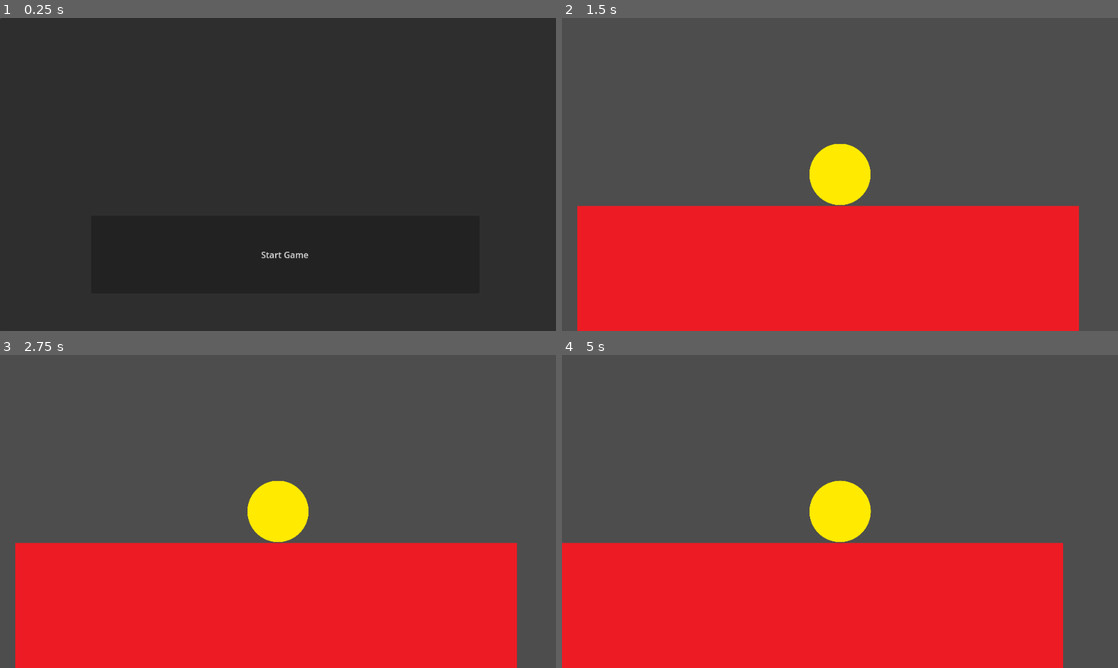
Above: before the commit, frames 1-4 (two rows, left to right).
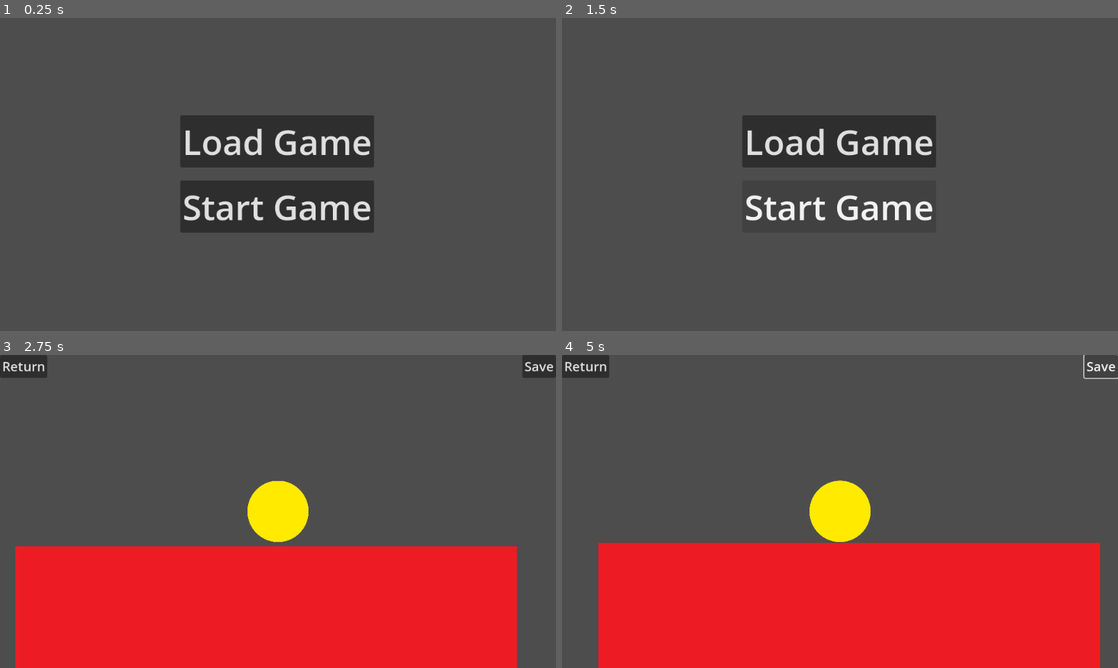
Above: after the commit, the same moments.

Repository: joaopedromago/2dGodotTest
Game: Godot game, scene res://scenes/menu.tscn
Same seed, same stepped clock (60 frames per second), same inputs: the game is played once before the commit and once after it.
Inputs (mouse positions are in pixels of both pictures, inside the frame that each line leads up to):
- Up to frame 1 (0.25 s): no input
- Up to frame 2 (1.5 s): click "Start Game" (after the commit: "Load Game") at 0.5 s; click (584, 30) at 1.25 s, where only the run after the commit has a clickable "Return"
- Up to frame 3 (2.75 s): click (278, 542) at 2 s, where only the run after the commit has a clickable "Start Game"
- Up to frame 4 (5 s): click (1101, 367) at 2.75 s, where only the run after the commit has a clickable "Save"; hold Right (ui_right) 3.53-4.28 s; hold Left (ui_left) from 4.28 s (still down)

The runs differ from the first frame. In frame 1, 90% of the frame differs, in the area x 0-100%, y 0-100%; in frame 2, 43%; in frame 3, 2.0%; in frame 4, 6.0%.

Commit message:
feat: implementing savegame feature

Diff:
--- a/project.godot
+++ b/project.godot
@@ -15,6 +15,10 @@
 config/features=PackedStringArray("4.2", "Forward Plus")
 config/icon="res://assets/icon/icon.svg"
 
+[autoload]
+
+Globals="*res://scripts/entities/globals.gd"
+
 [display]
 
 window/size/viewport_width=1024
--- a/scenes/game.tscn
+++ b/scenes/game.tscn
@@ -1,8 +1,11 @@
-[gd_scene load_steps=6 format=3 uid="uid://1ik3cqnhnulg"]
+[gd_scene load_steps=9 format=3 uid="uid://1ik3cqnhnulg"]
 
+[ext_resource type="Script" path="res://scripts/game_scene.gd" id="1_ikg3t"]
 [ext_resource type="Script" path="res://scripts/player.gd" id="1_t8fdg"]
 [ext_resource type="Texture2D" uid="uid://btjc3w6bwpp6v" path="res://assets/img/yellowCircle.png" id="2_o32x7"]
 [ext_resource type="Texture2D" uid="uid://b0osbs48fptjo" path="res://assets/img/redFloor.png" id="3_q5vah"]
+[ext_resource type="Script" path="res://scripts/savegame.gd" id="4_6b3y6"]
+[ext_resource type="Script" path="res://scripts/return.gd" id="5_6tfrd"]
 
 [sub_resource type="CircleShape2D" id="CircleShape2D_qxa8b"]
 radius = 56.829
@@ -10,69 +13,93 @@
 [sub_resource type="RectangleShape2D" id="RectangleShape2D_id3h8"]
 size = Vector2(923, 252.5)
 
-[node name="Jogo" type="Node2D"]
+[node name="Jogo" type="Node2D" groups=["Persist"]]
 position = Vector2(534, -428)
+script = ExtResource("1_ikg3t")
 
 [node name="runningGame" type="Node2D" parent="."]
 
-[node name="Bolinha amarela" type="Node2D" parent="runningGame"]
+[node name="Player" type="Node2D" parent="runningGame"]
 position = Vector2(84, -123)
 
-[node name="RigidBody2D" type="RigidBody2D" parent="runningGame/Bolinha amarela"]
+[node name="PlayerObject" type="RigidBody2D" parent="runningGame/Player" groups=["player"]]
+unique_name_in_owner = true
 position = Vector2(-73, -27)
 scale = Vector2(0.8125, 0.8125)
 script = ExtResource("1_t8fdg")
 
-[node name="CollisionShape2D" type="CollisionShape2D" parent="runningGame/Bolinha amarela/RigidBody2D"]
+[node name="CollisionShape2D" type="CollisionShape2D" parent="runningGame/Player/PlayerObject"]
 shape = SubResource("CircleShape2D_qxa8b")
 
-[node name="Sprite2D" type="Sprite2D" parent="runningGame/Bolinha amarela/RigidBody2D"]
+[node name="Sprite2D" type="Sprite2D" parent="runningGame/Player/PlayerObject"]
 scale = Vector2(0.220684, 0.220684)
 texture = ExtResource("2_o32x7")
 
-[node name="Camera2D" type="Camera2D" parent="runningGame/Bolinha amarela/RigidBody2D"]
+[node name="Camera2D" type="Camera2D" parent="runningGame/Player/PlayerObject"]
 scale = Vector2(1.23077, 1.23077)
 
-[node name="Chãos" type="Node" parent="runningGame"]
+[node name="Floor" type="Node" parent="runningGame"]
 
-[node name="Chão vermelho" type="Node2D" parent="runningGame/Chãos"]
+[node name="Floor 1" type="Node2D" parent="runningGame/Floor"]
 position = Vector2(522, -338)
 
-[node name="ground" type="StaticBody2D" parent="runningGame/Chãos/Chão vermelho"]
+[node name="ground" type="StaticBody2D" parent="runningGame/Floor/Floor 1"]
 
-[node name="CollisionShape2D" type="CollisionShape2D" parent="runningGame/Chãos/Chão vermelho/ground"]
+[node name="CollisionShape2D" type="CollisionShape2D" parent="runningGame/Floor/Floor 1/ground"]
 position = Vector2(0, 157)
 shape = SubResource("RectangleShape2D_id3h8")
 
-[node name="Sprite2D" type="Sprite2D" parent="runningGame/Chãos/Chão vermelho/ground"]
+[node name="Sprite2D" type="Sprite2D" parent="runningGame/Floor/Floor 1/ground"]
 position = Vector2(1.25, 157.75)
 scale = Vector2(3.13051, 1.08369)
 texture = ExtResource("3_q5vah")
 
-[node name="Chão vermelho2" type="Node2D" parent="runningGame/Chãos"]
+[node name="Floor 2" type="Node2D" parent="runningGame/Floor"]
 position = Vector2(-167, 195)
 
-[node name="ground" type="StaticBody2D" parent="runningGame/Chãos/Chão vermelho2"]
+[node name="ground" type="StaticBody2D" parent="runningGame/Floor/Floor 2"]
 
-[node name="CollisionShape2D" type="CollisionShape2D" parent="runningGame/Chãos/Chão vermelho2/ground"]
+[node name="CollisionShape2D" type="CollisionShape2D" parent="runningGame/Floor/Floor 2/ground"]
 position = Vector2(0, 157)
 shape = SubResource("RectangleShape2D_id3h8")
 
-[node name="Sprite2D" type="Sprite2D" parent="runningGame/Chãos/Chão vermelho2/ground"]
+[node name="Sprite2D" type="Sprite2D" parent="runningGame/Floor/Floor 2/ground"]
 position = Vector2(1.25, 157.75)
 scale = Vector2(3.13051, 1.08369)
 texture = ExtResource("3_q5vah")
 
-[node name="Chão vermelho3" type="Node2D" parent="runningGame/Chãos"]
+[node name="Floor 3" type="Node2D" parent="runningGame/Floor"]
 position = Vector2(1286, 198)
 
-[node name="ground" type="StaticBody2D" parent="runningGame/Chãos/Chão vermelho3"]
+[node name="ground" type="StaticBody2D" parent="runningGame/Floor/Floor 3"]
 
-[node name="CollisionShape2D" type="CollisionShape2D" parent="runningGame/Chãos/Chão vermelho3/ground"]
+[node name="CollisionShape2D" type="CollisionShape2D" parent="runningGame/Floor/Floor 3/ground"]
 position = Vector2(0, 157)
 shape = SubResource("RectangleShape2D_id3h8")
 
-[node name="Sprite2D" type="Sprite2D" parent="runningGame/Chãos/Chão vermelho3/ground"]
+[node name="Sprite2D" type="Sprite2D" parent="runningGame/Floor/Floor 3/ground"]
 position = Vector2(1.25, 157.75)
 scale = Vector2(3.13051, 1.08369)
 texture = ExtResource("3_q5vah")
+
+[node name="CanvasLayer" type="CanvasLayer" parent="."]
+
+[node name="return" type="Button" parent="CanvasLayer"]
+top_level = true
+offset_right = 62.0
+offset_bottom = 42.0
+theme_override_font_sizes/font_size = 24
+text = "Return"
+script = ExtResource("5_6tfrd")
+
+[node name="save" type="Button" parent="CanvasLayer"]
+top_level = true
+anchors_preset = 1
+anchor_left = 1.0
+anchor_right = 1.0
+offset_left = -62.0
+offset_bottom = 42.0
+grow_horizontal = 0
+theme_override_font_sizes/font_size = 24
+text = "Save"
+script = ExtResource("4_6b3y6")
--- a/scenes/menu.tscn
+++ b/scenes/menu.tscn
@@ -1,5 +1,6 @@
-[gd_scene load_steps=2 format=3 uid="uid://b6ppg1yq3tvv1"]
+[gd_scene load_steps=3 format=3 uid="uid://b6ppg1yq3tvv1"]
 
+[ext_resource type="Script" path="res://scripts/loadGame.gd" id="1_d62wu"]
 [ext_resource type="Script" path="res://scripts/start.gd" id="1_f3lye"]
 
 [node name="Control" type="Control"]
@@ -10,16 +11,37 @@
 grow_horizontal = 2
 grow_vertical = 2
 
-[node name="Panel" type="Panel" parent="."]
-layout_mode = 0
-offset_right = 1026.0
-offset_bottom = 578.0
+[node name="CenterContainer" type="CenterContainer" parent="."]
+layout_mode = 2
+offset_right = 1022.0
+offset_bottom = 575.0
 
-[node name="Button" type="Button" parent="Panel"]
+[node name="VBoxContainer" type="VBoxContainer" parent="CenterContainer"]
 layout_mode = 2
-offset_left = 168.0
-offset_top = 364.0
-offset_right = 883.0
-offset_bottom = 507.0
+
+[node name="MarginContainer2" type="MarginContainer" parent="CenterContainer/VBoxContainer"]
+layout_mode = 2
+theme_override_constants/margin_left = 10
+theme_override_constants/margin_top = 10
+theme_override_constants/margin_right = 10
+theme_override_constants/margin_bottom = 10
+
+[node name="LoadGame" type="Button" parent="CenterContainer/VBoxContainer/MarginContainer2"]
+layout_mode = 2
+theme_override_font_sizes/font_size = 64
+text = "Load Game
+"
+script = ExtResource("1_d62wu")
+
+[node name="MarginContainer" type="MarginContainer" parent="CenterContainer/VBoxContainer"]
+layout_mode = 2
+theme_override_constants/margin_left = 10
+theme_override_constants/margin_top = 10
+theme_override_constants/margin_right = 10
+theme_override_constants/margin_bottom = 10
+
+[node name="StartGame" type="Button" parent="CenterContainer/VBoxContainer/MarginContainer"]
+layout_mode = 2
+theme_override_font_sizes/font_size = 64
 text = "Start Game"
 script = ExtResource("1_f3lye")
--- /dev/null
+++ b/scripts/entities/globals.gd
@@ -0,0 +1,11 @@
+extends Node
+
+var is_load = false
+
+
+func get_is_load():
+	return is_load
+
+
+func set_is_load(value):
+	is_load = value
--- /dev/null
+++ b/scripts/game_scene.gd
@@ -0,0 +1,69 @@
+extends Node
+
+var playerPath = "runningGame/Player/PlayerObject"
+
+func _ready():
+	var is_load = Globals.get_is_load()
+
+	if is_load:
+		Globals.set_is_load(false)
+		load_game()
+
+
+func _process(delta):
+	pass
+
+
+func load_game():
+	if not FileAccess.file_exists("user://savegame.save"):
+		print("SAVE NOT FOUND")
+		return
+
+	var save_game = FileAccess.open("user://savegame.save", FileAccess.READ)
+
+	print("loading", save_game)
+
+	var json_string = save_game.get_line()
+	print("json_string", json_string)
+
+	var json = JSON.new()
+	var parse_result = json.parse(json_string)
+	print("parse_result", parse_result)
+
+	if not parse_result == OK:
+		print(
+			"JSON Parse Error: ",
+			json.get_error_message(),
+			" in ",
+			json_string,
+			" at line ",
+			json.get_error_line()
+		)
+
+	var node_data = json.get_data()
+	print("node_data", node_data)
+
+	var object = load(node_data["filename"])
+	print("object", object)
+
+	if !object:
+		print("OBJECT NOT FOUND")
+		return
+
+	var player = get_node(playerPath)
+	object.instantiate()
+	player.position = Vector2(node_data["pos_x"], node_data["pos_y"])
+
+
+func save():
+	var player = get_node(playerPath)
+	var position = player.position
+
+	var save_dict = {
+		"filename": self.get_scene_file_path(),
+		"parent": get_parent().get_path(),
+		"pos_x": position.x,
+		"pos_y": position.y
+	}
+
+	return save_dict
--- /dev/null
+++ b/scripts/loadGame.gd
@@ -0,0 +1,19 @@
+extends Node
+
+
+func _ready():
+	self.pressed.connect(self._button_pressed)
+
+
+func _process(delta):
+	pass
+
+
+func _button_pressed():
+	start_load_game()
+
+
+func start_load_game():
+	Globals.set_is_load(true)
+	var gameScene = "res://scenes/game.tscn"
+	get_tree().change_scene_to_file(gameScene)
--- /dev/null
+++ b/scripts/return.gd
@@ -0,0 +1,14 @@
+extends Button
+
+
+func _ready():
+	self.pressed.connect(self._button_pressed)
+
+
+func _process(delta):
+	pass
+
+
+func _button_pressed():
+	var gameScene = "res://scenes/menu.tscn"
+	get_tree().change_scene_to_file(gameScene)
--- /dev/null
+++ b/scripts/savegame.gd
@@ -0,0 +1,33 @@
+extends Button
+
+
+func _ready():
+	self.pressed.connect(self._button_pressed)
+
+
+func _process(delta):
+	pass
+
+
+func _button_pressed():
+	save_game()
+
+
+func save_game():
+	var save_game = FileAccess.open("user://savegame.save", FileAccess.WRITE)
+	var save_nodes = get_tree().get_nodes_in_group("Persist")
+	for node in save_nodes:
+		if node.scene_file_path.is_empty():
+			print("persistent node '%s' is not an instanced scene, skipped" % node.name)
+			continue
+
+		if !node.has_method("save"):
+			print("persistent node '%s' is missing a save() function, skipped" % node.name)
+			continue
+
+		var node_data = node.call("save")
+
+		var json_string = JSON.stringify(node_data)
+
+		print("SAVED", json_string)
+		save_game.store_line(json_string)
